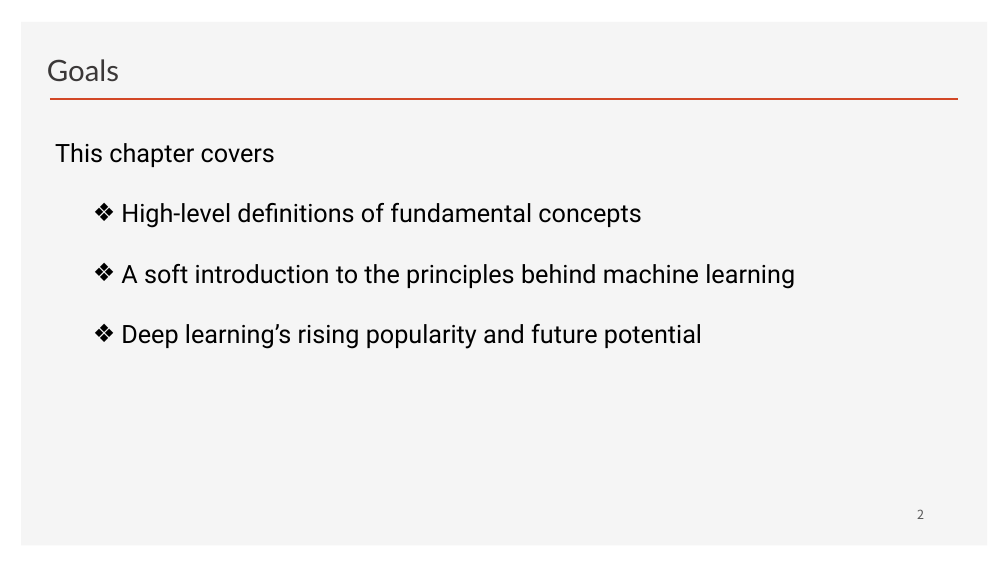
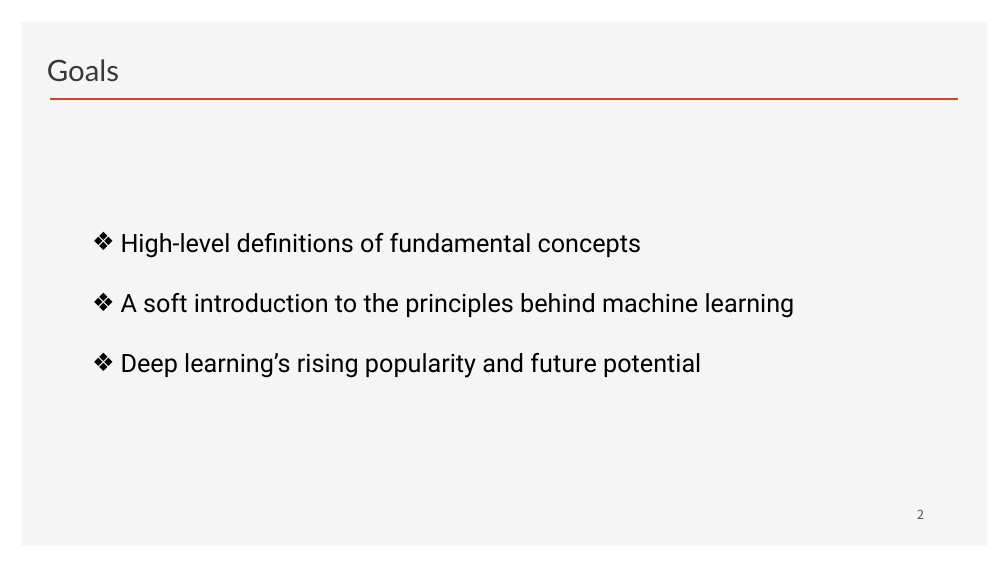
Before and after one commit to ancestor9/2026_Fall_Deep-Learning-with-Python, a slide deck: slide 2 of Chapter 01 What is deep learning.pptx. Drawn at 1008x567 pixels with LibreOffice and Linux fonts; fonts in the diff are those of the drawing; background and template pictures are left out. Boxes give left, top, right and bottom in pixels: in the first picture for what was removed or moved away, otherwise in the second. Text is boxed around its words. In the diff, an @@ line names an element or a change of style, - is before the commit and + after.

```diff
--- a/Chapter 01 What is deep learning.pptx
+++ b/Chapter 01 What is deep learning.pptx
@@ text at (55, 143, 275, 167): paragraph removed @@
-This chapter covers
@@ text "High-level definitions of fundamental concepts": place and size @@
-text "High-level definitions of fundamental concepts" at (55, 143, 795, 349)
+text "High-level definitions of fundamental concepts" at (121, 233, 795, 378)
```
Also in this commit, not shown: 1 other slide changed.
